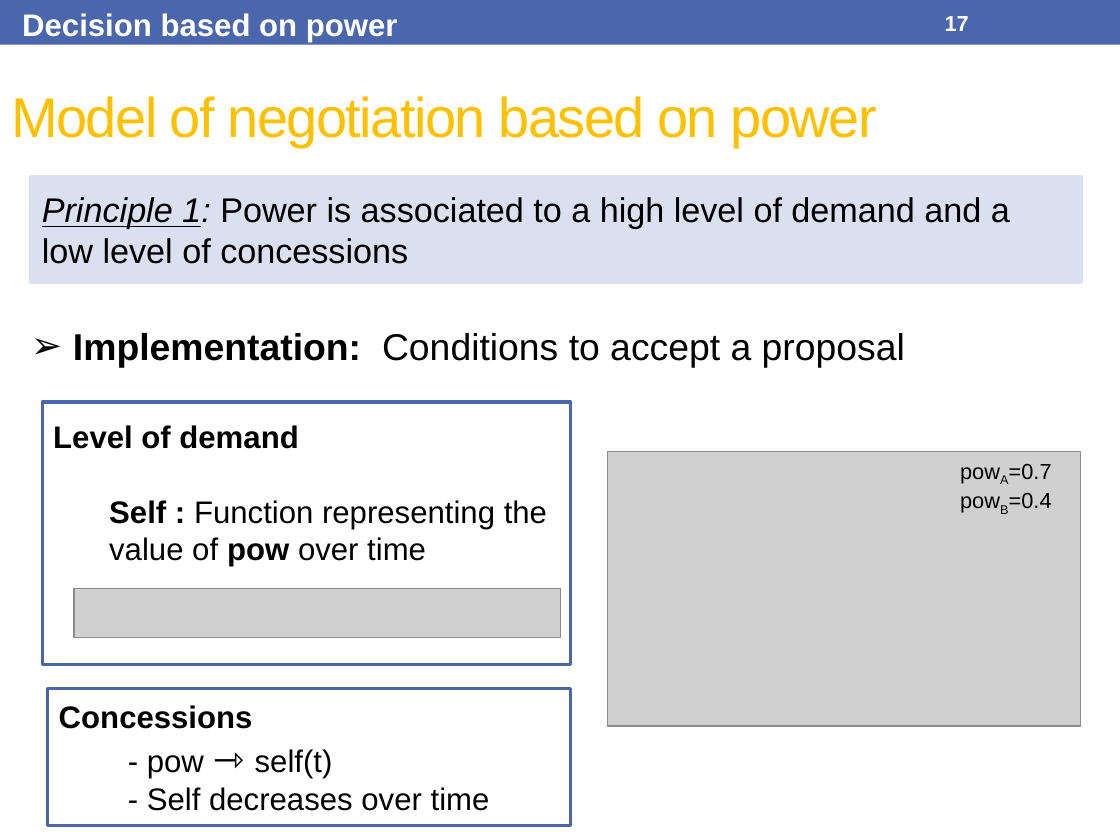
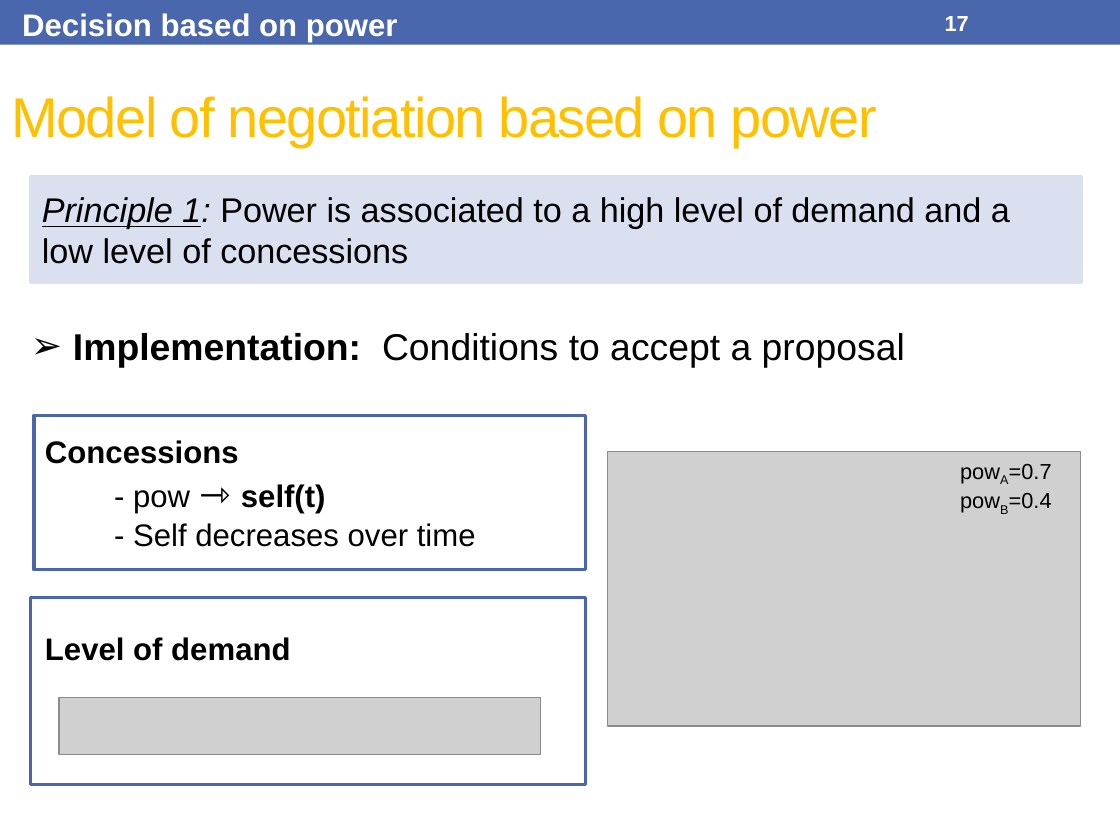
Before and after one commit to Olydia/Discolog, a slide deck: slide 17 of papers/Presentations/IVA17/IVA17.pptx. Drawn at 1120x840 pixels with LibreOffice and Linux fonts; fonts in the diff are those of the drawing; grey boxes stand for pictures. Boxes give left, top, right and bottom in pixels: in the first picture for what was removed or moved away, otherwise in the second. Text is boxed around its words. In the diff, an @@ line names an element or a change of style, - is before the commit and + after.

```diff
--- a/papers/Presentations/IVA17/IVA17.pptx
+++ b/papers/Presentations/IVA17/IVA17.pptx
@@ rectangle "Concessions": place and size @@
-rectangle "Concessions" at (48, 689, 571, 825)
+rectangle "Concessions" at (34, 416, 585, 570)
@@ text at (109, 500, 547, 567): paragraph removed @@
-  Self : Function representing the value of pow over time
@@ text in rectangle at (133, 484, 326, 513): bold on in "self(t)" @@
@@ rectangle: place and size @@
-rectangle at (43, 402, 571, 665)
+rectangle at (31, 597, 586, 784)
@@ picture removed at (74, 589, 561, 637) @@
@@ text "Level of demand": place and size @@
-text "Level of demand" at (53, 425, 547, 567)
+text "Level of demand" at (45, 637, 290, 661)
@@ picture added at (59, 698, 541, 755) @@
```
Also in this commit, not shown: 4 other slides changed, 1 slide added.
